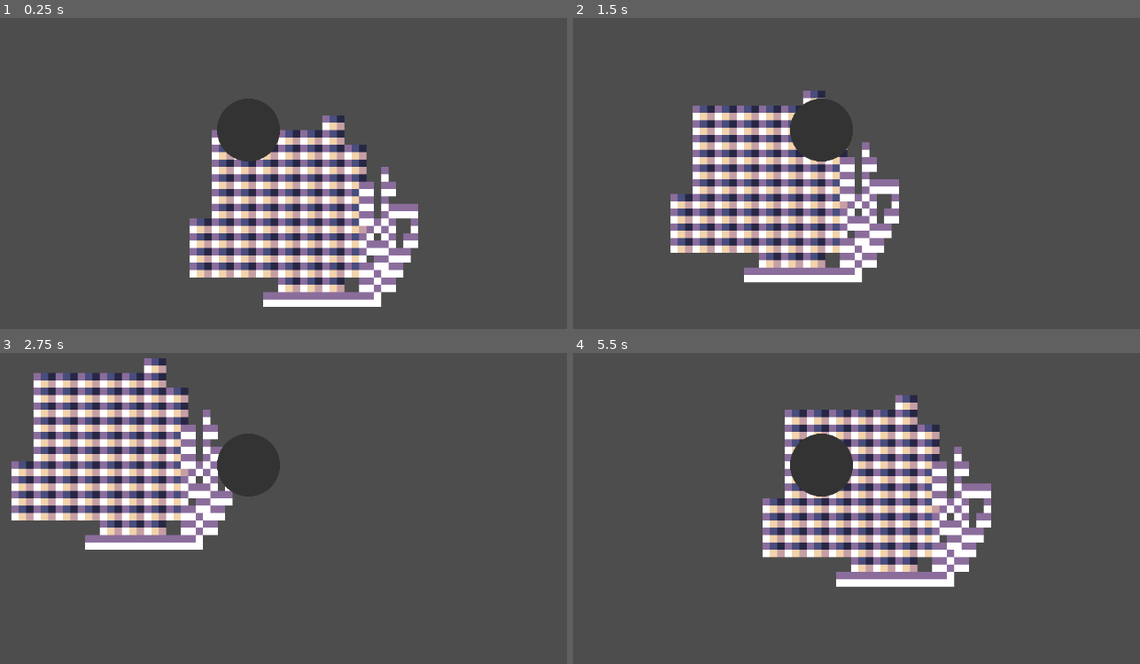
Above: before the commit, frames 1-4 (two rows, left to right).
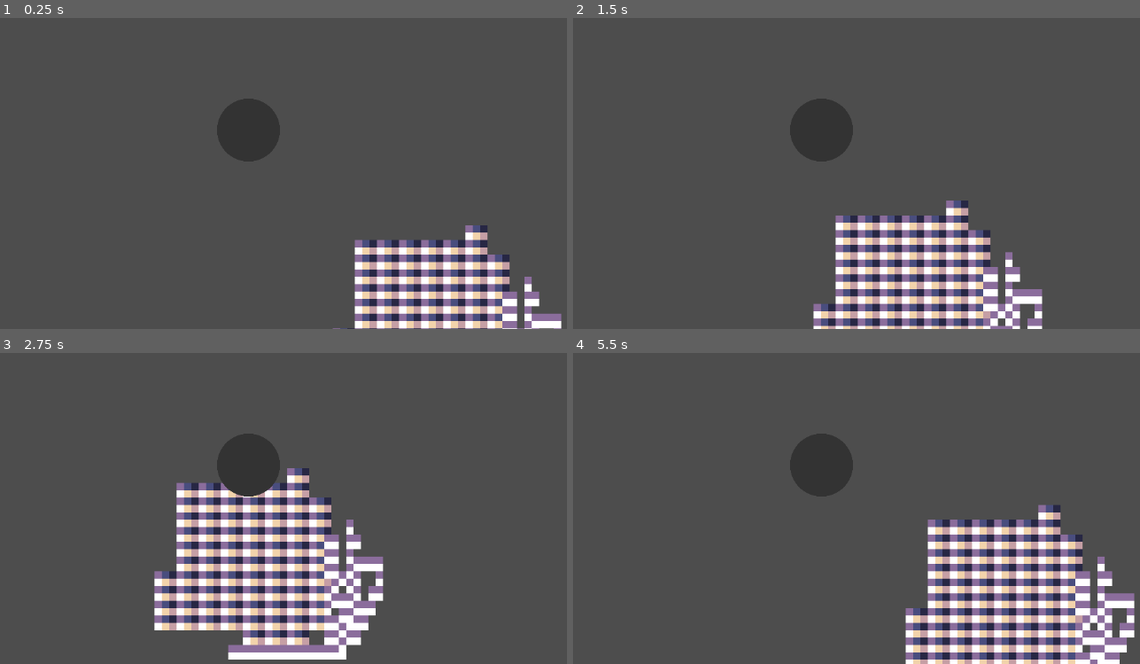
Above: after the commit, the same moments.

Repository: PaxtonSage/miningGame
Game: Godot game, scene res://scenes/main.tscn
Two runs of this game, one before a commit and one after it. Both use one fixed random seed, a clock stepped at 60 frames per second and the inputs below.
Inputs:
- Up to frame 1 (0.25 s): no input
- Up to frame 2 (1.5 s): tap Enter at 0.5 s; hold D (right) 0.53-1.28 s; hold S (down) from 1.28 s (still down)
- Up to frame 3 (2.75 s): release S (down) at 2.03 s; hold D (right) from 2.03 s (still down)
- Up to frame 4 (5.5 s): release D (right) at 2.78 s; hold W (up) 2.78-3.53 s; hold A (left) 3.53-5.03 s; hold S (down) from 5.03 s (still down)

The runs differ from the first frame. In frame 1, 23% of the frame differs, in the area x 33-100%, y 31-100%; in frame 2, 26%; in frame 3, 32%, in the area x 2-68%, y 1-99%; in frame 4, 29%.

Commit message:
Update main.tscn

Diff:
--- a/scenes/main.tscn
+++ b/scenes/main.tscn
@@ -10,6 +10,7 @@
 tile_map_data = PackedByteArray("AAAAAAMAAAACAAcAAAAAAAQAAAACAAYAAAABAAMAAAAAAAcAAAABAAQAAAAAAAYAAAACAAMAAAABAAcAAAACAA …(9008 unchanged characters)…
 
 [node name="manh" parent="." unique_id=1039835357 instance=ExtResource("2_0wfyh")]
+position = Vector2(-232.99998, -178.99998)
 scale = Vector2(0.2, 0.2)
 
 [node name="Camera2D" type="Camera2D" parent="manh" unique_id=561569184]
